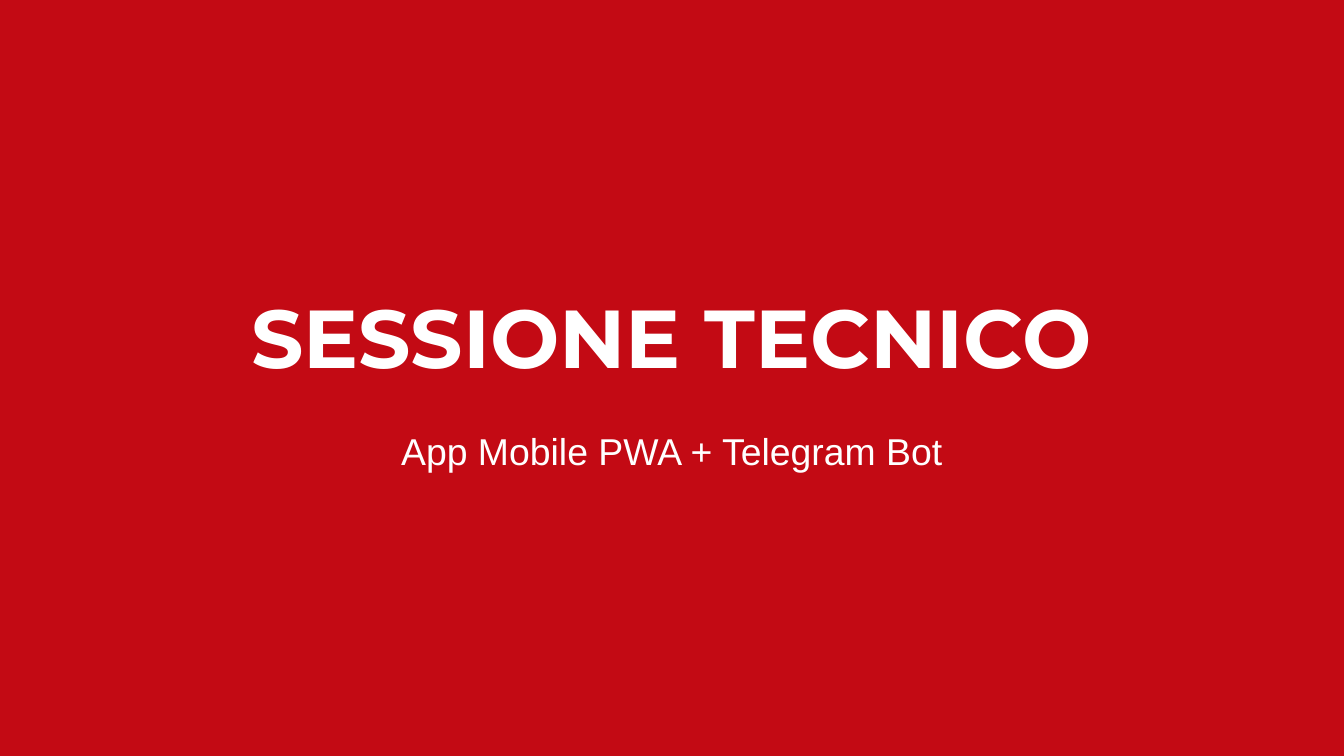
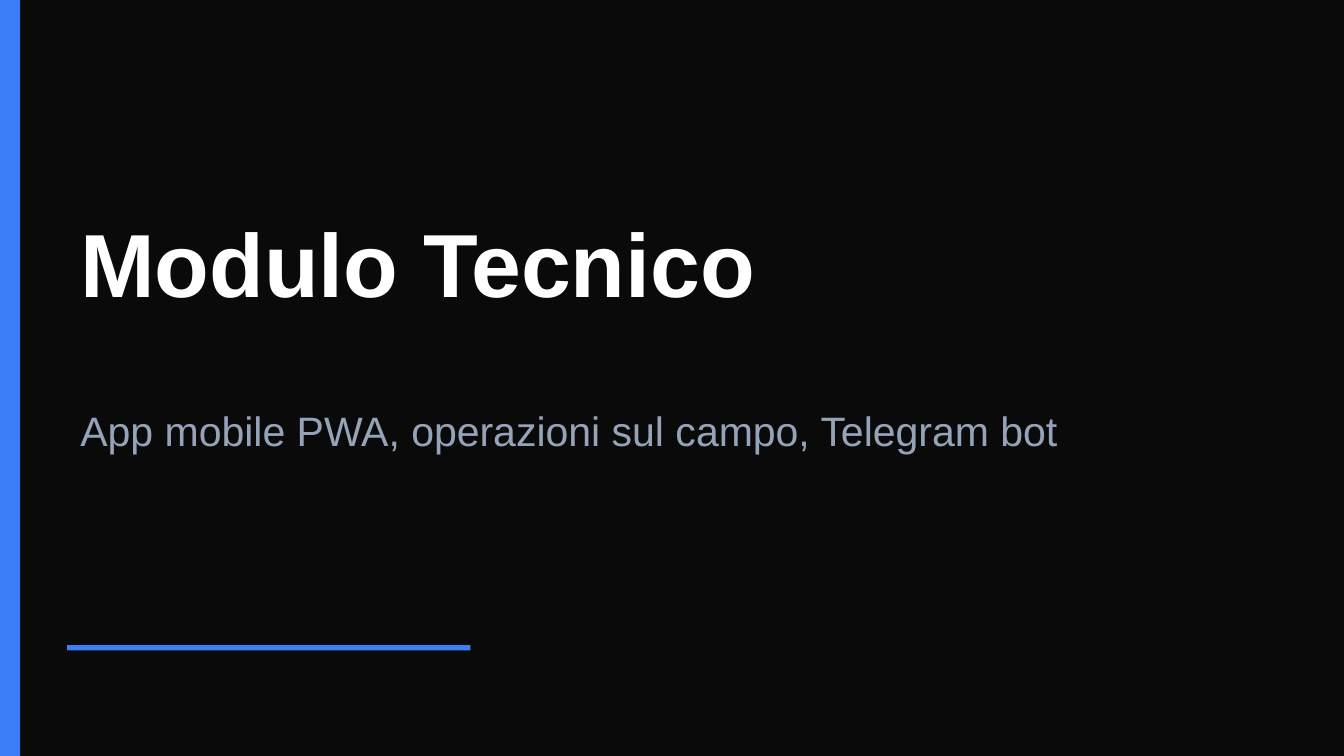
Before and after one commit to fieldforcemrser2026/syntoniqa, a slide deck: slide 10 of docs/10_Training_Deck.pptx (slide 14 before the commit). Drawn at 1344x756 pixels with LibreOffice and Linux fonts; fonts in the diff are those of the drawing. Boxes give left, top, right and bottom in pixels: in the first picture for what was removed or moved away, otherwise in the second. Text is boxed around its words. In the diff, an @@ line names an element or a change of style, - is before the commit and + after.

```diff
--- a/docs/10_Training_Deck.pptx
+++ b/docs/10_Training_Deck.pptx
@@ background #C30A14 to #0A0A0A @@
@@ rectangle added at bbox=[0, 0, 20, 755], fill #3B7EF7 @@
@@ text at bbox=[80, 232, 755, 298]: text changed; size 44 to 48 pt; font Montserrat to Arial @@
-SESSIONE TECNICO
+Modulo Tecnico
@@ text at bbox=[80, 416, 1057, 454]: text changed; size 20 to 22 pt; text colour #FFFFFF to #94A3B8 @@
-App Mobile PWA + Telegram Bot
+App mobile PWA, operazioni sul campo, Telegram bot
@@ rectangle added at bbox=[67, 645, 470, 650], fill #3B7EF7 @@
```
Also in this commit, not shown: 3 other slides changed, 17 slides added, 21 slides removed, 9 other files.
